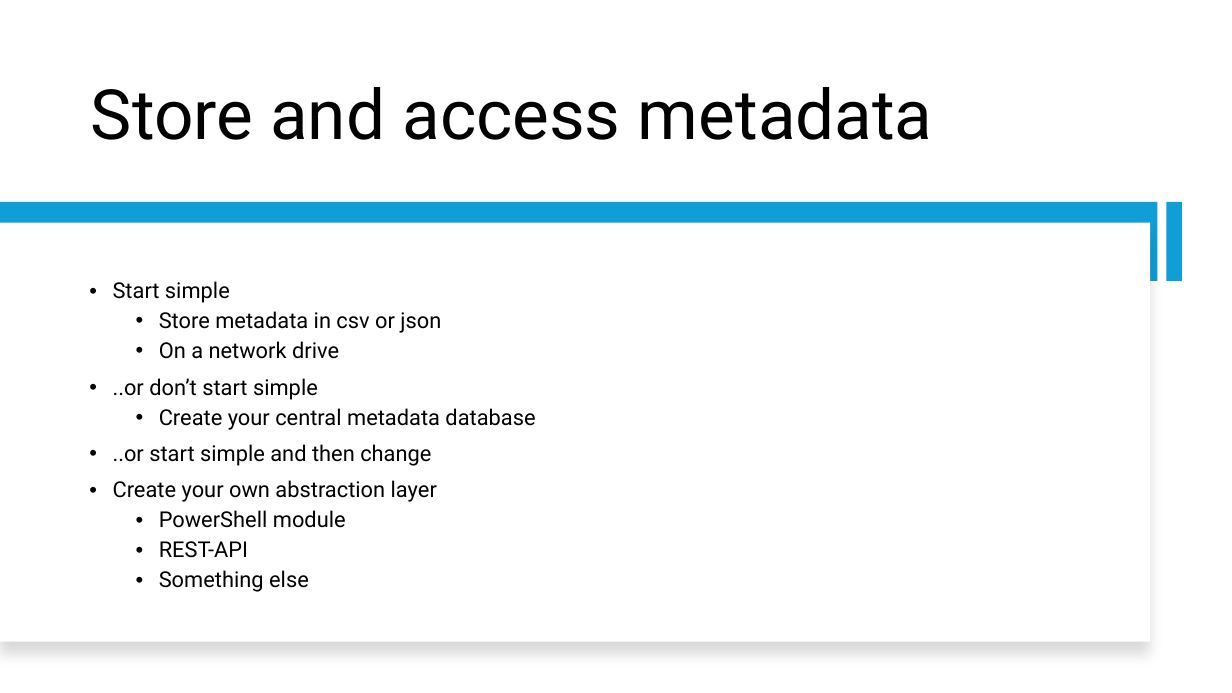
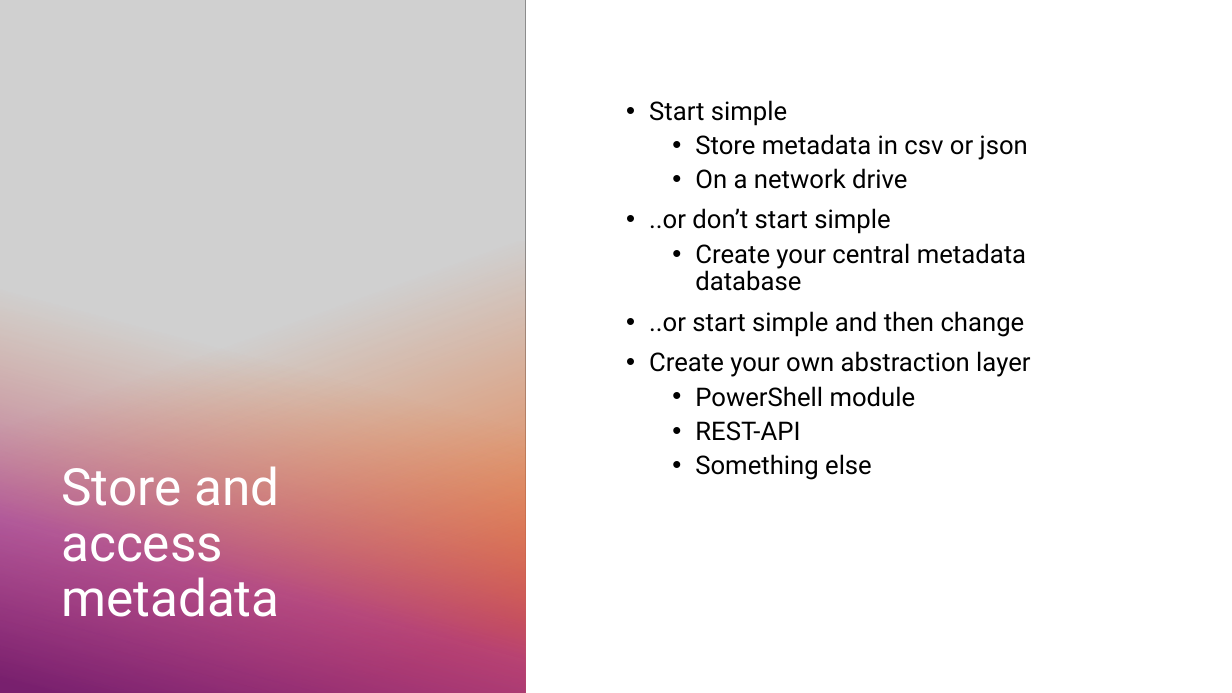
Before and after one commit to transmokopter/Presentations, a slide deck: slide 10 of become-a-metadata-driven-dba/become-a-metadata-driven-dba.pptx (slide 7 before the commit). Drawn at 1232x693 pixels with LibreOffice and Linux fonts; fonts in the diff are those of the drawing; grey boxes stand for pictures; background and template pictures are left out. Boxes give left, top, right and bottom in pixels: in the first picture for what was removed or moved away, otherwise in the second. Text is boxed around its words. In the diff, an @@ line names an element or a change of style, - is before the commit and + after.

```diff
--- a/become-a-metadata-driven-dba/become-a-metadata-driven-dba.pptx
+++ b/become-a-metadata-driven-dba/become-a-metadata-driven-dba.pptx
@@ rectangle added at [0, 0, 525, 693], fill gradient #215F9A to #196B24 to #47D45A @@
@@ rectangle added at [0, 0, 466, 693], fill gradient #163E64 to #215F9A @@
@@ picture added at [0, 0, 525, 691] @@
@@ text "Start simple": place and size @@
-text "Start simple" at [113, 281, 535, 592]
+text "Start simple" at [649, 100, 1030, 480]
@@ text "Start simple" at [649, 100, 1030, 480]: size 17 to 20 pt; vertical alignment middle to top @@
@@ rectangle removed at [0, 202, 1158, 281] @@
@@ rectangle removed at [1166, 202, 1182, 281] @@
@@ rectangle removed at [0, 223, 1151, 642] @@
@@ rectangle added at [0, 241, 525, 693], fill gradient #E97132 @@
@@ rectangle added at [0, 264, 525, 693], fill gradient #78206E to #A02B93 to #E97132 @@
@@ title "Store and access metadata": place and size @@
-title "Store and access metadata" at [91, 87, 933, 140]
+title "Store and access metadata" at [61, 466, 279, 617]
@@ title "Store and access metadata" at [61, 466, 279, 617]: size 54 to 40 pt, text colour #000000 to #FFFFFF @@
```
Also in this commit, not shown: 5 other slides changed, 7 slides added, 3 slides removed.
